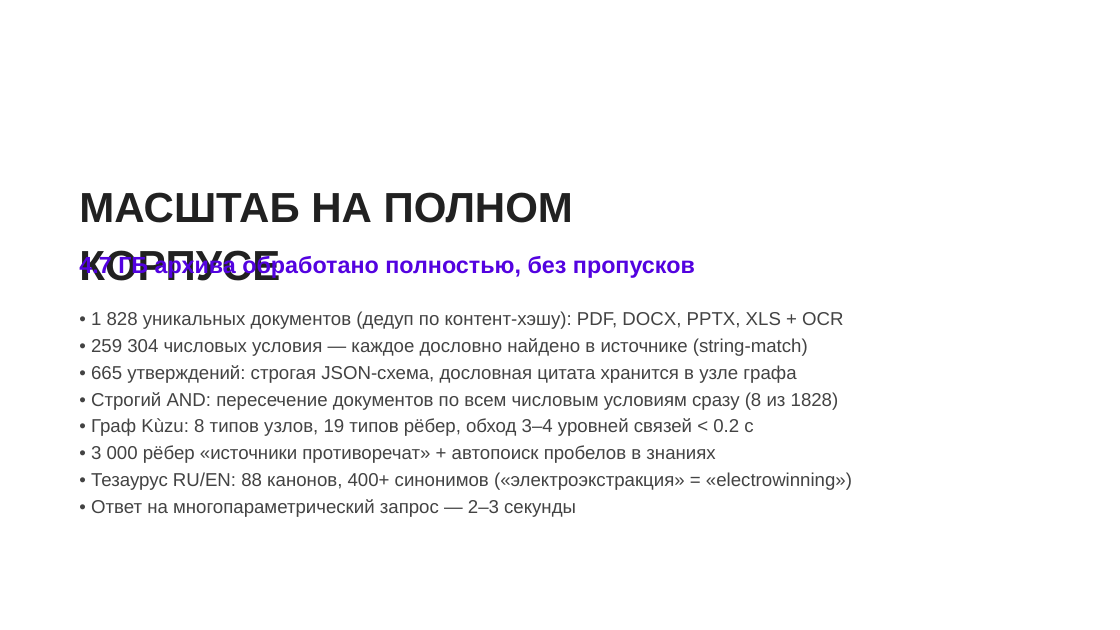
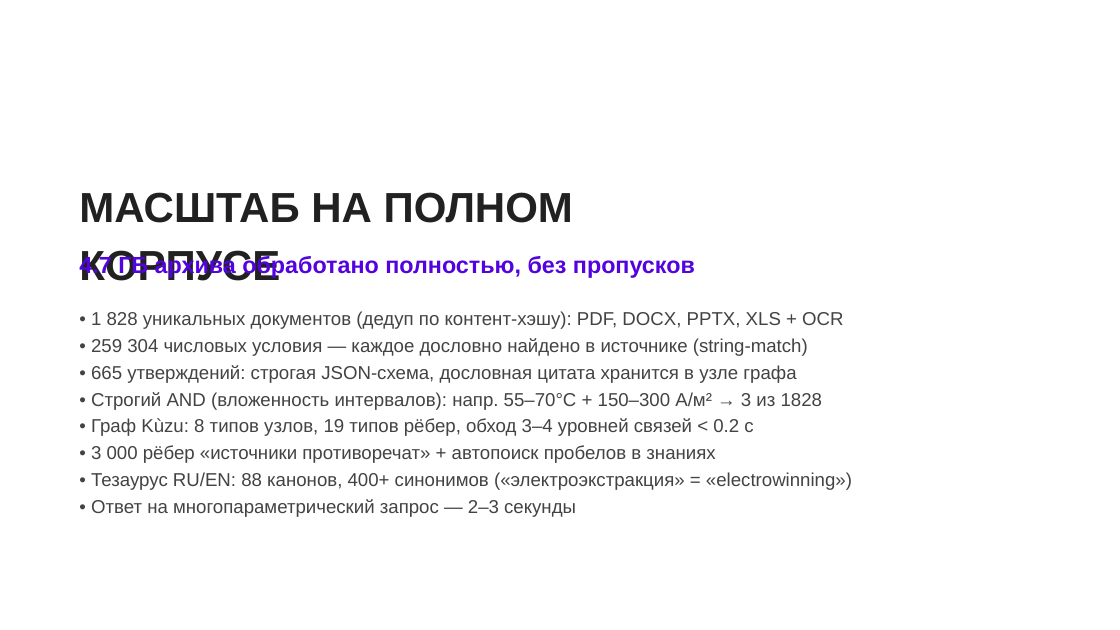
Before and after one commit to CatPawsCoder/Nornickel_aI_science_hack, a slide deck: slide 5 of presentation/nauchny-klubok-NN-v2.pptx. Drawn at 1120x630 pixels with LibreOffice and Linux fonts; fonts in the diff are those of the drawing; background and template pictures are left out. Boxes give left, top, right and bottom in pixels: in the first picture for what was removed or moved away, otherwise in the second. Text is boxed around its words. In the diff, an @@ line names an element or a change of style, - is before the commit and + after.

Commit message:
Ревью-раунд 2: строгий AND без кроссовера параметров и с семантикой вложенности
- numeric.py: all_params/substance только из сегмента после предыдущего факта
  (ограничения запроса больше не обмениваются параметрами)
- search.py: соответствие условию = вложенность интервала источника в интервал
  запроса (≤5000 не подтверждает ≤1000); claims только status=active
- app.py: strict_docs пересчитывается после UI-фильтров
- entrypoint: запрет симлинков в бандле; compose+SUBMISSION: DATA_BUNDLE_SHA256
- golden-тесты проверяют числа в секции «Прямой ответ», а не во всём markdown
- «Зоны разногласий» переименованы в «Кандидаты в разногласия» с дисклеймером
- README: честная формулировка про верификацию утверждений; живой пример AND

```diff
--- a/presentation/nauchny-klubok-NN-v2.pptx
+++ b/presentation/nauchny-klubok-NN-v2.pptx
@@ text at (91,392,822,410): text changed @@
-• Строгий AND: пересечение документов по всем числовым условиям сразу (8 из 1828)
+• Строгий AND (вложенность интервалов): напр. 55–70°С + 150–300 А/м² → 3 из 1828
```
Also in this commit, not shown: 10 other files.
